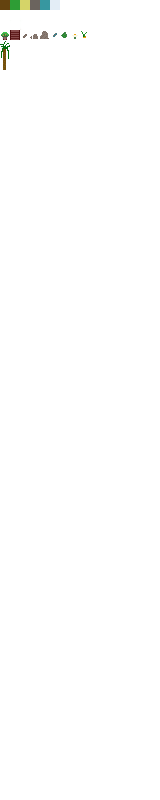
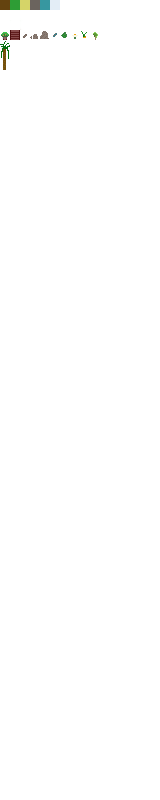
Comparing the layer stacks of the two 160×800 images. Changes:
painted on "Background" over [91, 31, 100, 40]
